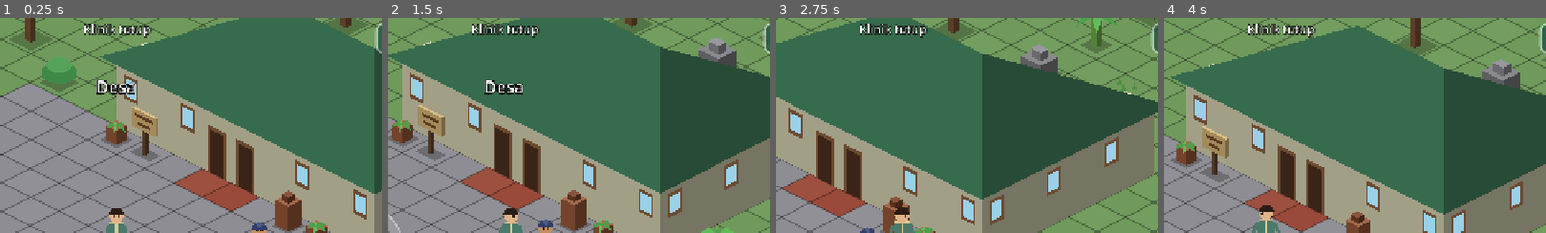
Above: before the commit, frames 1-4 (left to right).
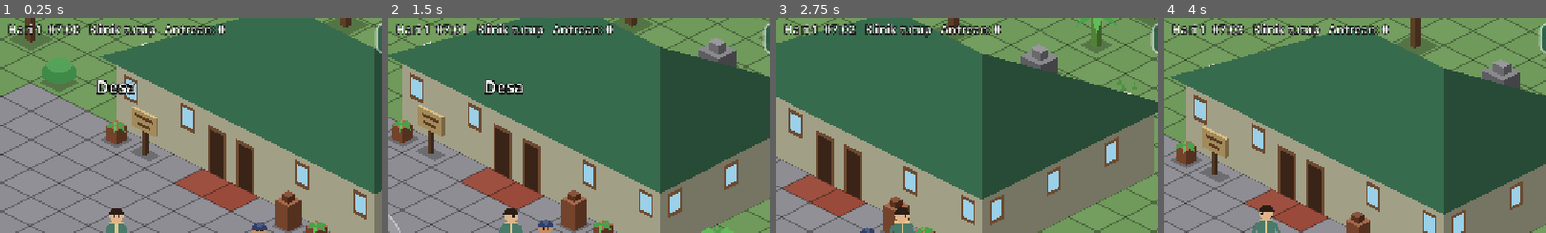
Above: after the commit, the same moments.

Repository: hadydaw/tabib-tradisional
Game: Godot game, scene res://scenes/world/game_world.tscn
Two runs of this game, one before a commit and one after it. Both use one fixed random seed, a clock stepped at 60 frames per second and the inputs below.
Inputs (mouse positions are % of the whole screen's width and height, from its top left):
- Up to frame 1 (0.25 s): no input
- Up to frame 2 (1.5 s): tap Enter (ui_accept) at 0.5, 0.77 s; move the mouse to (72, 45) at 0.52 s; hold Right (ui_right) 0.53-1.25 s; click (72, 45) at 0.67 s; drag from (30, 55) to (45, 70) at 1.27 s
- Up to frame 3 (2.75 s): move the mouse to (60, 28) at 2.02 s; hold Right (ui_right) from 2.03 s (still down)
- Up to frame 4 (4 s): release Right (ui_right) at 2.75 s; drag from (45, 70) to (20, 35) at 2.77 s; move the mouse to (80, 65) at 3.52 s; hold Left (ui_left) from 3.53 s (still down); tap Enter (ui_accept) at 3.77 s
The pictures show only the part of the screen within x 35-85%, y 0-50%; the shares and areas given below are measured in that part.

The runs differ from the first frame. In frame 1, 2.0% of the frame differs, in the area x 2-59%, y 2-10%; in frame 2, 1.9%; in frame 3, 1.9%; in frame 4, 2.0%.
Error before the commit: Invalid call 'String' constructor: day (res://features/localization/locale.gd:60)

Commit message:
Fase 4: perbaiki Locale (str untuk angka), rencana pasien usang dilewati, tes lebih deterministik
Co-Authored-By: Claude Sonnet 5.5 <noreply@anthropic.com>
Claude-Session: https://claude.ai/code/session_011EntzYKGwFU1FX7pvc1uqi

Diff:
--- a/game/features/localization/locale.gd
+++ b/game/features/localization/locale.gd
@@ -57,7 +57,7 @@
 		var d: Dictionary = _table(DEFAULT_LANG)
 		text = String(d[key]) if d.has(key) else key
 	for k in args.keys():
-		text = text.replace("{%s}" % String(k), String(args[k]))
+		text = text.replace("{%s}" % str(k), str(args[k]))
 	return text
 
 
--- a/game/features/patient/patient_system.gd
+++ b/game/features/patient/patient_system.gd
@@ -17,6 +17,7 @@
 const VISIT_TIMEOUT_MIN: float = 180.0
 const AUTO_CALL_DELAY_MIN: float = 12.0
 const AUTO_EXAM_MIN: float = 25.0
+const STALE_ARRIVAL_MIN: int = 30     # rencana yang terlewat lebih dari ini (mis. lompat waktu) dilewati
 const RECEPTION_SPOT: String = "antre_resepsi"
 const STANDING_SPOT: String = "berdiri_tunggu"
 
@@ -81,6 +82,12 @@
 	return _plan
 
 
+## Matikan rencana pasien otomatis untuk hari ini (tes/debug: kunjungan hanya lewat start_visit).
+func suppress_plan() -> void:
+	_planned_day = clock.day
+	_plan = []
+
+
 # --- Pembaruan ---------------------------------------------------------------
 
 func update(_delta: float) -> void:
@@ -91,9 +98,10 @@
 	var m: int = clock.minute()
 	var t: float = now()
 	for e in _plan:
-		if not e["started"] and m >= int(e["minute"]) and m < CLOSE_MIN - 30:
+		if not e["started"] and m >= int(e["minute"]):
 			e["started"] = true
-			if queue.for_npc(String(e["npc"])) == null:
+			var fresh: bool = m - int(e["minute"]) <= STALE_ARRIVAL_MIN and m < CLOSE_MIN - 30
+			if fresh and queue.for_npc(String(e["npc"])) == null:
 				start_visit(String(e["npc"]), String(e["complaint"]))
 	for p in queue.records:
 		if p.done:
--- a/game/tests/smoke/run_smoke_npc.gd
+++ b/game/tests/smoke/run_smoke_npc.gd
@@ -65,6 +65,7 @@
 
 
 func _step_load() -> void:
+	_world.get_patients().suppress_plan()  # pasien hanya dari debug_new_patient (deterministik)
 	var sim: NpcSimulation = _world.get_sim()
 	var visible_n: int = sim.agents_in("desa").size()
 	_check(sim.agents.size() == 8, "8 NPC disimulasikan")
@@ -219,9 +220,6 @@
 func _step_patient_to_clinic() -> void:
 	_world.debug_set_time(1, 9, 0)
 	var ps: PatientSystem = _world.get_patients()
-	ps.update(0.0)
-	for e in ps.planned():
-		e["started"] = true
 	ps.auto_call = false
 	_world.get_player().teleport_grid(Vector2(23.5, 16.5))
 	var p: PatientRecord = _world.debug_new_patient()
--- a/game/tests/unit/run_tests_fase4.gd
+++ b/game/tests/unit/run_tests_fase4.gd
@@ -467,10 +467,7 @@
 			visits[to_loc] = true)
 	# pemain berdiri di alun-alun sepanjang waktu
 	sim.set_player("desa", Vector2(23.5, 16.5))
-	var player_cells: Dictionary = {}
-	for x in [22, 23, 24]:
-		for y in [15, 16, 17]:
-			player_cells[Vector2i(x, y)] = true
+	var player_cells: Dictionary = {Vector2i(23, 16): true}
 	var player_hits: int = 0
 	var sched_checks: int = 0
 	var sched_good: int = 0
@@ -580,9 +577,7 @@
 	var events: Array = []
 	ps.patient_event.connect(func(kind: String, p: PatientRecord) -> void: events.append("%s:%s" % [kind, p.npc_id]))
 	# cegah rencana otomatis ikut campur: tandai semua rencana hari ini sudah dimulai
-	ps.update(0.0)
-	for e in ps.planned():
-		e["started"] = true
+	ps.suppress_plan()
 	var p: PatientRecord = ps.start_visit("sari", "demam_dingin")
 	_check(p != null and p.state == PatientRecord.State.MENUJU and p.npc_id == "sari", "kunjungan dimulai (MENUJU)")
 	_check(ps.start_visit("sari", "batuk_kering") == null, "tidak bisa dua kunjungan bersamaan")
@@ -614,9 +609,7 @@
 	var sim2: NpcSimulation = pair2[0]
 	var ps2: PatientSystem = pair2[1]
 	ps2.auto_call = true
-	ps2.update(0.0)
-	for e in ps2.planned():
-		e["started"] = true
+	ps2.suppress_plan()
 	var p2: PatientRecord = ps2.start_visit("joko", "mata_perih")
 	var finished: bool = _run_until(sim2, ps2, 4000.0, func() -> bool: return p2.done)
 	_check(finished and p2.state == PatientRecord.State.SELESAI and ps2.completed_count == 1, "auto_call: panggil, periksa, dan pulang otomatis")
@@ -626,9 +619,7 @@
 	var pair: Array = _make_patient_sim(8, 0)
 	var sim: NpcSimulation = pair[0]
 	var ps: PatientSystem = pair[1]
-	ps.update(0.0)
-	for e in ps.planned():
-		e["started"] = true
+	ps.suppress_plan()
 	var recs: Array[PatientRecord] = []
 	var i: int = 0
 	for id in NpcRoster.ids():
@@ -682,9 +673,7 @@
 	var pair: Array = _make_patient_sim(8, 0)
 	var sim: NpcSimulation = pair[0]
 	var ps: PatientSystem = pair[1]
-	ps.update(0.0)
-	for e in ps.planned():
-		e["started"] = true
+	ps.suppress_plan()
 	var p: PatientRecord = ps.start_visit("dewi", "gatal_kulit")
 	_run_until(sim, ps, 1500.0, func() -> bool: return p.state == PatientRecord.State.MENUNGGU)
 	_check(p.state == PatientRecord.State.MENUNGGU, "siap menunggu")
@@ -702,9 +691,7 @@
 	var pair2: Array = _make_patient_sim(15, 0)
 	var sim2: NpcSimulation = pair2[0]
 	var ps2: PatientSystem = pair2[1]
-	ps2.update(0.0)
-	for e in ps2.planned():
-		e["started"] = true
+	ps2.suppress_plan()
 	var p2: PatientRecord = ps2.start_visit("raka", "lelah_berat")
 	_run_until(sim2, ps2, 1200.0, func() -> bool: return p2.state == PatientRecord.State.MENUNGGU)
 	_check(p2.state == PatientRecord.State.MENUNGGU, "pasien menunggu sebelum tutup")
